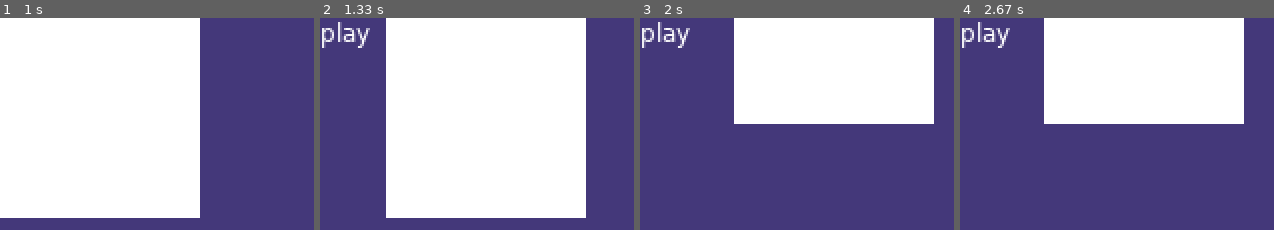
Above: before the commit, frames 1-4 (left to right).
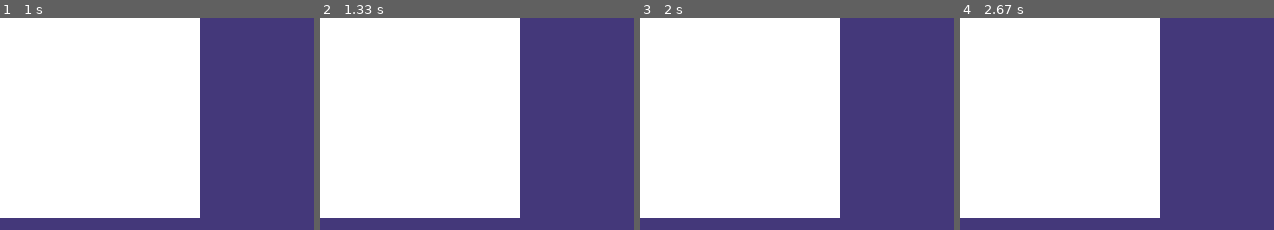
Above: after the commit, the same moments.

Repository: dogconnoisseur/shift
Game: LÖVE game, started from main.lua
Same seed, same stepped clock (60 frames per second), same inputs: the game is played once before the commit and once after it.
Inputs:
- Up to frame 1 (1 s): tap Enter at 0.33, 0.67 s
- Up to frame 2 (1.33 s): hold Right from 1 s (still down)
- Up to frame 3 (2 s): release Right at 1.47 s; hold Up 1.5-1.97 s
- Up to frame 4 (2.67 s): tap A at 2 s

Frame 1 is identical in both runs. In frame 2, 39% of the frame differs, in the area x 0-85%, y 0-95%; in frame 3, 58%, in the area x 0-94%, y 0-95%; in frame 4, 55%.

Commit message:
making grid based movement

Diff:
--- a/src/entities/player.lua
+++ b/src/entities/player.lua
@@ -20,8 +20,4 @@
 
 function Player:update(dt) end
 
-function Player:move(direction, dt)
-	Entity.move(self, direction, dt)
-end
-
 return Player
--- a/src/states/play.lua
+++ b/src/states/play.lua
@@ -1,5 +1,6 @@
 local vector = require("lib.hump.vector")
 
+local Constants = require("src.utils.constants")
 local Player = require("src.entities.player")
 local Monster = require("src.entities.monster")
 local Map = require("src.map")
@@ -11,6 +12,8 @@
 local player
 local monster
 local map
+
+local intendedMove
 function play:enter()
 	local baton = require("lib.baton")
 
@@ -21,9 +24,10 @@
 			up = { "key:up", "key:w" },
 			down = { "key:down", "key:s" },
 			pause = { "key:escape" },
+			move = { "key:return" },
 		},
 		pairs = {
-			move = { "left", "right", "up", "down" },
+			intendedMove = { "left", "right", "up", "down" },
 		},
 		joystick = love.joystick.getJoysticks()[1],
 	})
@@ -39,15 +43,22 @@
 function play:update(dt)
 	input:update()
 
-	local left = input:get("left")
-	local right = input:get("right")
-	local up = input:get("up")
-	local down = input:get("down")
+	if input:released("left") then
+		intendedMove = Constants.DIRECTIONS.LEFT
+	end
+	if input:released("right") then
+		intendedMove = Constants.DIRECTIONS.RIGHT
+	end
+	if input:released("up") then
+		intendedMove = Constants.DIRECTIONS.UP
+	end
+	if input:released("down") then
+		intendedMove = Constants.DIRECTIONS.DOWN
+	end
 
-	local direction = self:getDirection(left, right, up, down)
-
-	player:move(direction:normalizeInplace(), dt)
-
+	if input:released("move") then
+		print(intendedMove)
+	end
 	if input:released("pause") then
 		Signal.emit("pause")
 	end
@@ -58,8 +69,4 @@
 	player:draw()
 end
 
-function play:getDirection(left, right, up, down)
-	return vector.new(right - left, down - up)
-end
-
 return play
--- a/src/utils/constants.lua
+++ b/src/utils/constants.lua
@@ -1,3 +1,5 @@
+local vector = require("lib.hump.vector")
+
 local ENTITIES = {
 	PLAYER = "PLAYER",
 	MONSTER = "MONSTER",
@@ -22,7 +24,15 @@
 	},
 }
 
+local DIRECTIONS = {
+	LEFT = vector(-1, 0),
+	RIGHT = vector(1, 0),
+	UP = vector(0, -1),
+	DOWN = vector(0, 1),
+}
+
 return {
 	ENTITIES = ENTITIES,
 	COLORS = COLORS,
+	DIRECTIONS = DIRECTIONS,
 }
